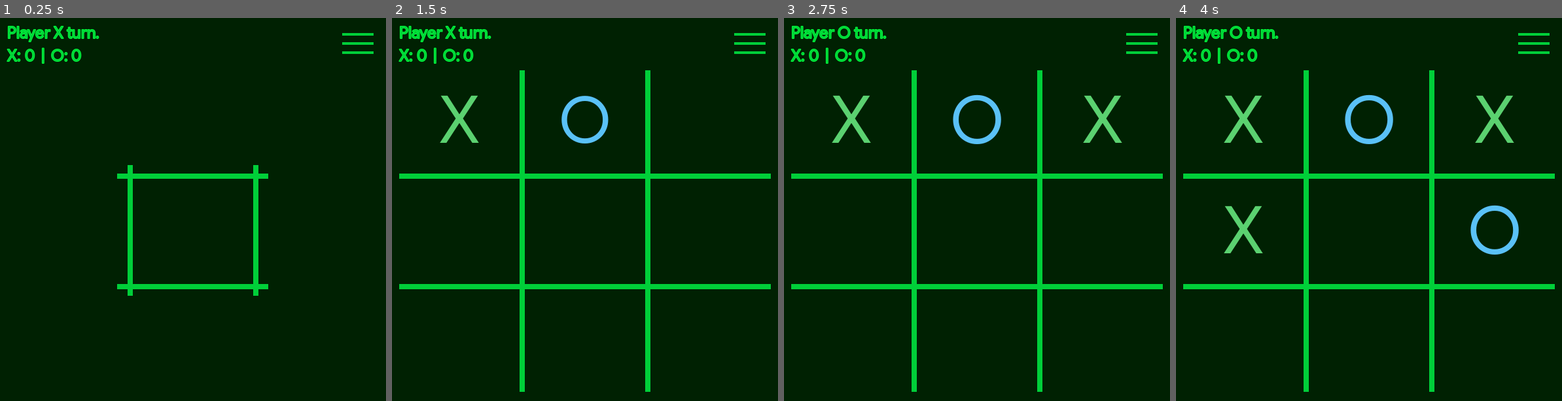
Above: before the commit, frames 1-4 (left to right).
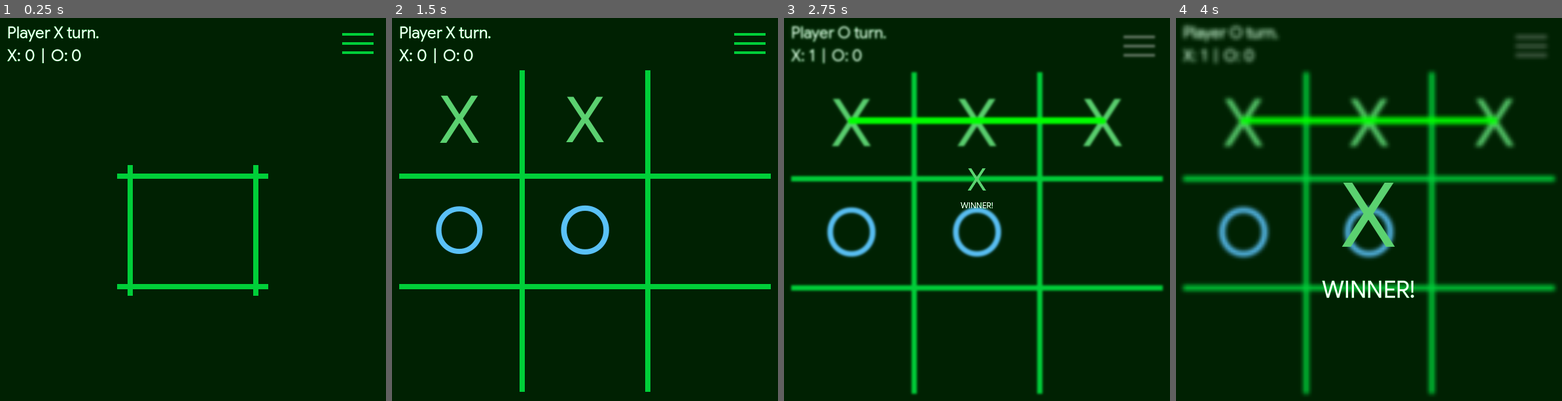
Above: after the commit, the same moments.

Repository: kevincabanilla/tic-tac-toe
Game: Godot game, scene res://scenes/main/main.tscn
The game is run twice, just before and just after one commit, with the same random seed, the same clock (stepped at 60 frames per second) and the same inputs.
Inputs (mouse positions are in pixels of both pictures, inside the frame that each line leads up to):
- Up to frame 1 (0.25 s): no input
- Up to frame 2 (1.5 s): click (457, 121) at 0.5 s; click (585, 121) at 1.25 s
- Up to frame 3 (2.75 s): click (1104, 121) at 2 s
- Up to frame 4 (4 s): click (1496, 232) at 2.75 s; click (1241, 232) at 3.52 s

The runs differ from the first frame. In frame 1, 0.8% of the frame differs, in the area x 1-26%, y 2-12%; in frame 2, 2.7%; in frame 3, 12%; in frame 4, 19%, in the area x 1-99%, y 1-99%.

Commit message:
add easy ai

Diff:
--- a/project.godot
+++ b/project.godot
@@ -19,6 +19,7 @@
 
 GameData="*uid://cib2el3eyko08"
 GameEvents="*uid://003gx7aogddn"
+GameAi="*uid://bt5aiwnufcbus"
 
 [display]
 
--- a/resources/theme/default_theme.tres
+++ b/resources/theme/default_theme.tres
@@ -64,9 +64,8 @@
 IconButton/styles/hover = SubResource("StyleBoxFlat_ixv33")
 IconButton/styles/normal = SubResource("StyleBoxFlat_k5ytv")
 IconButton/styles/pressed = SubResource("StyleBoxFlat_ltdrk")
-Label/colors/font_color = Color(0, 0.8117647, 0.22352941, 1)
 Label/colors/font_outline_color = Color(0, 1, 0.22352941, 1)
-Label/constants/outline_size = 4
+Label/constants/outline_size = 1
 OButton/base_type = &"Button"
 OButton/colors/font_color = Color(0.3529412, 0.75686276, 0.96862745, 1)
 OButton/colors/font_disabled_color = Color(0.3529412, 0.75686276, 0.96862745, 1)
--- a/scenes/main/main.gd
+++ b/scenes/main/main.gd
@@ -44,6 +44,7 @@
 func _on_end_screen_restart() -> void:
 	game_manager.initialize()
 	game_ui.restart()
+	game_ui.ai_make_move()
 
 
 func _on_game_events_open_options_menu() -> void:
--- a/scenes/managers/game_manager/game_manager.gd
+++ b/scenes/managers/game_manager/game_manager.gd
@@ -2,19 +2,21 @@
 class_name GameManager
 
 var current_player: Enums.Player = Enums.Player.X
+var board: Array
 var rows: Array
 var cols: Array
 var main_diag: int
 var anti_diag: int
 var moves: int
-
+var is_game_over: bool
 
 func _ready() -> void:
 	initialize()
 	print("game_manager initialized.")
 
-func get_next_player(row:int, col:int) -> Enums.Player:
+func make_move(row:int, col:int) -> Enums.Player:
 	var value = current_player as int
+	board[row][col] = value
 	rows[row] += value
 	cols[col] += value
 
@@ -26,8 +28,10 @@
 	moves += 1
 
 	if abs(rows[row]) == 3 or abs(cols[col]) == 3 or abs(main_diag) == 3 or abs(anti_diag) == 3:
+		is_game_over = true
 		GameEvents.game_over.emit(current_player)
 	elif moves == 9:
+		is_game_over = true
 		GameEvents.game_draw.emit()
 	#else:
 	current_player = (Enums.Player.X if current_player == Enums.Player.O else Enums.Player.O)
@@ -35,11 +39,17 @@
 
 
 func initialize() -> void:
+	board = [
+		[0, 0, 0],
+		[0, 0, 0],
+		[0, 0, 0]
+	]
 	rows = [0,0,0]
 	cols = [0,0,0]
 	main_diag = 0
 	anti_diag = 0
 	moves = 0
+	is_game_over = false
 	#current_player = (current_player if current_player != null else Enums.Player.X)
 
 func get_result_index() -> String:
--- a/scenes/ui/game_ui/game_ui.gd
+++ b/scenes/ui/game_ui/game_ui.gd
@@ -106,4 +106,24 @@
 	btn.theme_type_variation = btn.text + "Button"
 	btn.play_animation()
 	btn.disabled = true
-	change_player(game_manager.get_next_player(row, col))
+	change_player(game_manager.make_move(row, col))
+	ai_make_move()
+
+
+
+func ai_make_move() -> void:
+	if (game_manager.is_game_over || current_player != Enums.Player.O):
+		return
+
+	get_viewport().gui_disable_input = true
+
+	var ai_move = GameAi.make_move(game_manager.board)
+	if (ai_move.is_empty()):
+		print("No AI moves left")
+		return
+
+	var row = ai_move["row"]
+	var col = ai_move["col"]
+	_on_btn_pressed(row, col, get("btn_" + str((row * 3) + col)))
+
+	get_viewport().gui_disable_input = false
--- a/scripts/enums.gd
+++ b/scripts/enums.gd
@@ -6,6 +6,11 @@
 	O = -1
 }
 
+enum Difficulty {
+	Easy,
+	Medium,
+	Hard
+}
 
 enum PivotLocation {
 	Top,
--- /dev/null
+++ b/scripts/game_ai.gd
@@ -0,0 +1,22 @@
+extends Node
+
+var difficulty := Enums.Difficulty.Easy
+
+func make_move(board: Array) -> Dictionary:
+	return _easy_move(board)
+
+
+func _easy_move(board: Array) -> Dictionary:
+	var empty_cells: Array[Dictionary] = []
+	print(board)
+	for row in range(board.size()):
+		for col in range(board[row].size()):
+			if board[row][col] == 0:
+				empty_cells.append({"row": row, "col": col})
+
+	print(empty_cells)
+	if empty_cells.size() > 0:
+		var choice: Dictionary = empty_cells[randi() % empty_cells.size()]
+		return choice
+	else:
+		return {}
Not shown, added: scripts/game_ai.gd.uid
